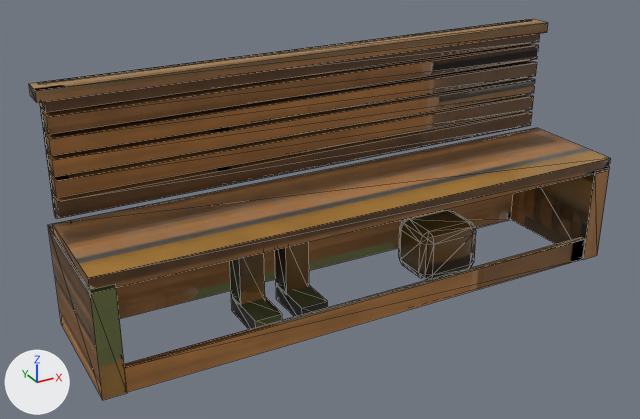
The FBX model art/house/v2/fbx/H_HallBench_8.fbx as it was, and as the next commit left it.
The view is the same before and after, from a 50 mm lens placed at (-5.97, -9.97, 6.35), pointed at (-0.45, 0.06, 1.33). The lights are fixed; the arrows at lower left show +X, +Y and +Z. The older version comes first. Mesh edges are drawn as thin lines.

In view in the first picture: 'H_HallBench_8'.
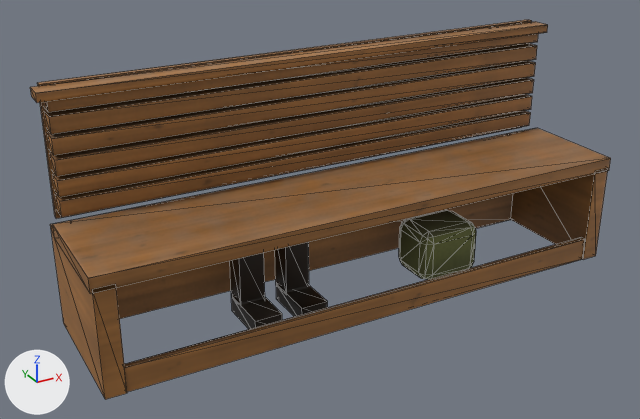
What differs and where, as boxes [x1, y1, x2, y2] in the pictures (640 x 419 px; the box of a moved part takes in the faces that stretch with it):
'H_HallBench_8', reshaped, surface changed: before [29, 19, 611, 400]; after [30, 20, 611, 399]
part 1 of me_h_hallbench_8, moved or reshaped: before [52, 110, 532, 218]; after [56, 110, 531, 217]
part 2 of me_h_hallbench_8, moved or reshaped: before [49, 94, 534, 197]; after [53, 94, 532, 197]
part 3 of me_h_hallbench_8, moved or reshaped: before [46, 77, 535, 177]; after [50, 77, 534, 176]
part 4 of me_h_hallbench_8, moved or reshaped: before [44, 60, 537, 156]; after [48, 60, 536, 155]
part 5 of me_h_hallbench_8, moved or reshaped: before [41, 43, 539, 134]; after [45, 43, 537, 134]
part 6 of me_h_hallbench_8, moved or reshaped: before [40, 33, 540, 112]; after [44, 34, 538, 112]
part 7 of me_h_hallbench_8, moved or reshaped: before [29, 19, 548, 103]; after [30, 21, 548, 103]
part 8 of me_h_hallbench_8, moved or reshaped: before [48, 220, 127, 400]; after [50, 220, 127, 399]
part 9 of me_h_hallbench_8, surface changed: [30, 20, 611, 399] in both

Diff of the bpy script that builds the scene:
```diff
--- a/art/house/v2/fbx/H_HallBench_8.fbx.py
+++ b/art/house/v2/fbx/H_HallBench_8.fbx.py
@@ me_h_hallbench_8 @@
 me_h_hallbench_8.from_pydata(...)  # 192 vertices, 312 faces; spans x -4.0..4.0, y -1.0..1.0, z 0.0..3.4
 # used by ob_h_hallbench_8; location = (0.0, 0.0, 0.0)
 # before: 8 (-4.0, -1.0, 0.0) at pixel (102, 400), 11 (-4.0, 1.0, 0.0) at pixel (61, 324), 12 (-4.0, -1.0, 1.5) at pixel (89, 289), 15 (-4.0, 1.0, 1.5) at pixel (47, 224)
+# me_h_hallbench_8 part 1: the loose piece of 8 vertices spanning x -3.9..3.9, y 0.7..1.0, z 1.7..1.92 is scaled about its middle by (0.992, 0.9, 1), then moved by (0.0, -0.01, 0.0)
+# me_h_hallbench_8 part 2: the loose piece of 8 vertices spanning x -3.9..3.9, y 0.7..1.0, z 1.98..2.2 is scaled about its middle by (0.992, 0.9, 1), then moved by (0.0, -0.01, 0.0)
+# me_h_hallbench_8 part 3: the loose piece of 8 vertices spanning x -3.9..3.9, y 0.7..1.0, z 2.26..2.48 is scaled about its middle by (0.992, 0.9, 1), then moved by (0.0, -0.01, 0.0)
+# me_h_hallbench_8 part 4: the loose piece of 8 vertices spanning x -3.9..3.9, y 0.7..1.0, z 2.54..2.76 is scaled about its middle by (0.992, 0.9, 1), then moved by (0.0, -0.01, 0.0)
+# me_h_hallbench_8 part 5: the loose piece of 8 vertices spanning x -3.9..3.9, y 0.7..1.0, z 2.82..3.04 is scaled about its middle by (0.992, 0.9, 1), then moved by (0.0, -0.01, 0.0)
+# me_h_hallbench_8 part 6: the loose piece of 8 vertices spanning x -3.9..3.9, y 0.7..1.0, z 3.1..3.32 is scaled about its middle by (0.992, 0.9, 1), then moved by (0.0, -0.01, 0.0)
+# me_h_hallbench_8 part 7: the loose piece of 8 vertices spanning x -4.0..4.0, y 0.65..1.0, z 3.25..3.4 is scaled about its middle by (1, 0.829, 0.8), then moved by (0.0, -0.03, -0.01)
+# me_h_hallbench_8 part 8
+for i in [8, 11, 12, 15]: me_h_hallbench_8.vertices[i].co += Vector((0.03, 0.0, 0.0))
+# me_h_hallbench_8 part 9: texture (UV) coordinates of 312 of 312 faces, centred in x -4.0..4.0, y -1.0..1.0, z 0.0..3.4, changed; they spanned u 0.0..0.99, v 0.0..0.99 and now span u 0.0..0.99, v 0.0..0.99
 me_h_hallbench_8.materials.append(mat_h_storage2)
```
